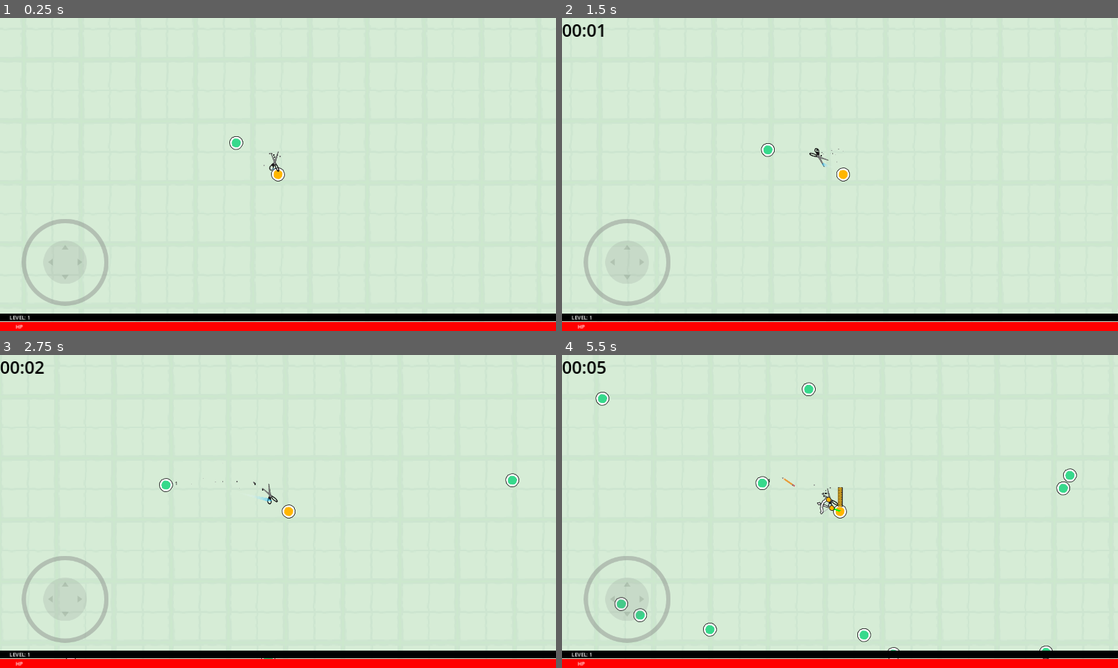
Above: before the commit, frames 1-4 (two rows, left to right).
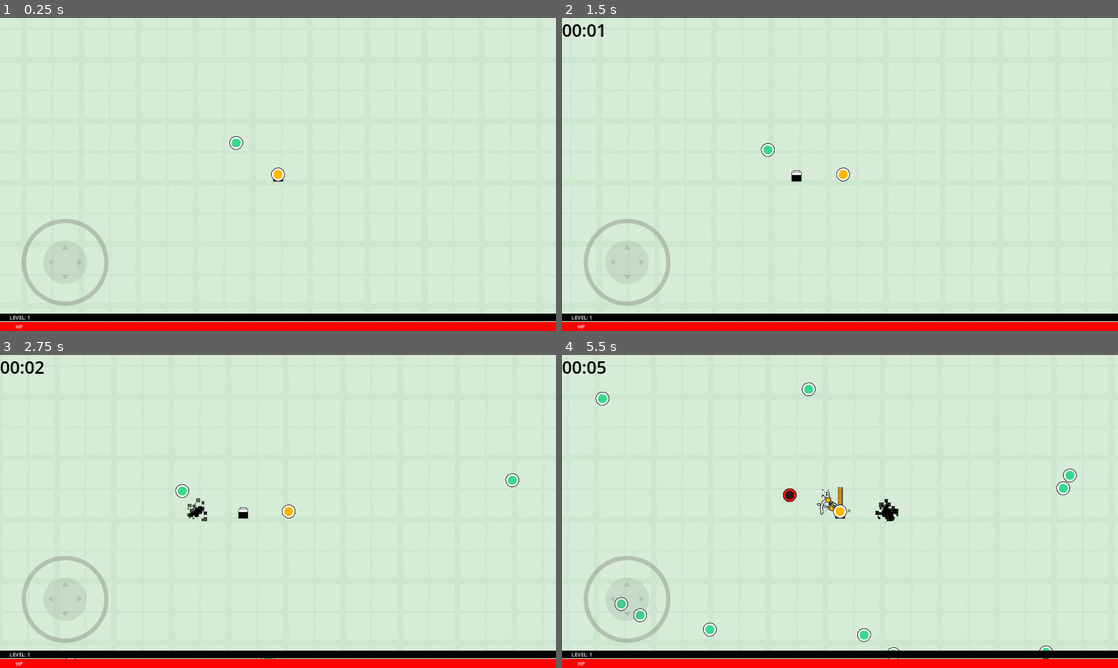
Above: after the commit, the same moments.

Repository: kickflip-games/papercut
Game: Godot game, scene res://scenes/game_flow/gameplay/game.tscn
Two runs of this game, one before a commit and one after it. Both use one fixed random seed, a clock stepped at 60 frames per second and the inputs below.
Inputs (mouse positions are in pixels of both pictures, inside the frame that each line leads up to):
- Up to frame 1 (0.25 s): no input
- Up to frame 2 (1.5 s): tap Enter (ui_accept) at 0.5, 0.77 s; move the mouse to (962, 158) at 0.52 s; press the mouse at (962, 158) at 0.53 s; hold D (right) 0.53-1.25 s; release the mouse at (962, 158) at 1.25 s; drag from (728, 190) to (851, 174) at 1.27 s
- Up to frame 3 (2.75 s): move the mouse to (333, 442) at 2.02 s; press the mouse at (333, 442) at 2.03 s; hold D (right) from 2.03 s (still down)
- Up to frame 4 (5.5 s): release D (right) at 2.75 s; release the mouse at (895, 442) at 2.75 s; drag from (812, 574) to (851, 511) at 2.77 s; move the mouse to (1006, 558) at 3.52 s; press the mouse at (1006, 558) at 3.53 s; hold A (left) 3.53-4.25 s; tap Enter (ui_accept) at 3.77 s; release the mouse at (1006, 558) at 4.25 s; drag from (673, 464) to (828, 511) at 4.27 s; move the mouse to (867, 511) at 5.02 s; press the mouse at (867, 511) at 5.03 s; hold , (cycle_weapon_backwards) from 5.03 s (still down)

The runs differ from the first frame. In frame 1, less than 0.1% of the frame differs, in the area x 47-51%, y 42-53%; in frame 2, 0.1%; in frame 3, 0.4%; in frame 4, 0.5%, in the area x 34-61%, y 38-54%.

Commit message:
add inkpot

Diff:
--- a/globals/constants.gd
+++ b/globals/constants.gd
@@ -28,5 +28,6 @@
 	BOW,
 	DEATHMACHINE,
 	SWORD,
-	HOMING_AXE
+	HOMING_AXE,
+	BOMB_DROPPER
 }
--- a/scenes/units/player/Player.gd
+++ b/scenes/units/player/Player.gd
@@ -26,8 +26,7 @@
 
 	if input_mouse.length() > 0:
 		return input_mouse
-	else:
-		return input_keyboard
+	return input_keyboard
 
 
 func _physics_process(delta):
--- a/scenes/units/player/player.tscn
+++ b/scenes/units/player/player.tscn
@@ -11,6 +11,7 @@
 [ext_resource type="Script" path="res://scenes/units/player/HealthBar.gd" id="7_4x2fm"]
 [ext_resource type="Texture2D" uid="uid://d1cwqsd4qjkl7" path="res://assets/square.png" id="7_a5me4"]
 [ext_resource type="Script" path="res://scenes/units/player/inventory.gd" id="7_gupt8"]
+[ext_resource type="PackedScene" uid="uid://cvlwciphnp01j" path="res://scenes/weapons/BombDropper.tscn" id="8_u5tt0"]
 [ext_resource type="PackedScene" uid="uid://c8r5mypnga5lt" path="res://scenes/units/health/health.tscn" id="8_vn3vr"]
 [ext_resource type="LabelSettings" uid="uid://chwgtf1er15no" path="res://scenes/units/player/player_ui_font.tres" id="9_o38mr"]
 [ext_resource type="Script" path="res://scenes/units/player/xpBar.gd" id="9_x27up"]
@@ -55,12 +56,16 @@
 debug_color = Color(0.623529, 0.364706, 0.972549, 0.145098)
 
 [node name="Sprite" type="Sprite2D" parent="."]
+z_index = 1
 texture = ExtResource("2_nuf6p")
 
 [node name="Inventory" type="Node2D" parent="."]
 unique_name_in_owner = true
 rotation = -1.55509
 script = ExtResource("7_gupt8")
+
+[node name="BombDropper" parent="Inventory" instance=ExtResource("8_u5tt0")]
+position = Vector2(1.01559, 0.984167)
 
 [node name="Axe" parent="Inventory" instance=ExtResource("11_0uubr")]
 position = Vector2(-40.7279, 17.642)
--- /dev/null
+++ b/scenes/weapons/Bomb.tscn
@@ -0,0 +1,83 @@
+[gd_scene load_steps=14 format=3 uid="uid://cpm4rf8ih3d4i"]
+
+[ext_resource type="Script" path="res://scenes/weapons/bomb.gd" id="1_f0auy"]
+[ext_resource type="PackedScene" uid="uid://ckrxk10li5n0j" path="res://scenes/units/hit_boxes/attack_box.tscn" id="2_fj1mv"]
+[ext_resource type="Texture2D" uid="uid://bt6g70f4e0wme" path="res://assets/kenney_scribble_dungeons/PNG/Items/weapon_ink_pot.png" id="2_n0q6x"]
+
+[sub_resource type="CanvasItemMaterial" id="CanvasItemMaterial_xegee"]
+
+[sub_resource type="Gradient" id="Gradient_k5t34"]
+colors = PackedColorArray(0, 0, 0, 1, 1, 1, 1, 0.352941)
+
+[sub_resource type="GradientTexture1D" id="GradientTexture1D_agtvs"]
+gradient = SubResource("Gradient_k5t34")
+
+[sub_resource type="Curve" id="Curve_2pt7b"]
+max_value = 100.0
+_data = [Vector2(0, 0), 0.0, 0.0, 0, 0, Vector2(0.0735294, 0), 0.0, 0.0, 0, 0, Vector2(0.203574, 100), 140.0, 0.0, 0, 0]
+point_count = 3
+
+[sub_resource type="CurveTexture" id="CurveTexture_aakny"]
+curve = SubResource("Curve_2pt7b")
+
+[sub_resource type="Curve" id="Curve_n6ort"]
+_data = [Vector2(0, 0), 0.0, 1.4, 0, 0, Vector2(0.205487, 1), 0.0, 0.0, 0, 0, Vector2(1, 1), 0.0, 0.0, 0, 0]
+point_count = 3
+
+[sub_resource type="CurveTexture" id="CurveTexture_jgj3u"]
+curve = SubResource("Curve_n6ort")
+
+[sub_resource type="ParticleProcessMaterial" id="ParticleProcessMaterial_s7d30"]
+lifetime_randomness = 0.67
+emission_shape = 1
+emission_sphere_radius = 35.46
+particle_flag_disable_z = true
+spread = 180.0
+gravity = Vector3(0, 0, 0)
+initial_velocity_min = 0.3
+initial_velocity_max = 6.99
+orbit_velocity_min = 0.0
+orbit_velocity_max = 0.0
+damping_max = 11.643
+damping_curve = SubResource("CurveTexture_aakny")
+scale_min = 0.0
+scale_max = 13.69
+scale_curve = SubResource("CurveTexture_jgj3u")
+color_ramp = SubResource("GradientTexture1D_agtvs")
+attractor_interaction_enabled = false
+
+[sub_resource type="CanvasTexture" id="CanvasTexture_slfbw"]
+
+[sub_resource type="CircleShape2D" id="CircleShape2D_s3kfq"]
+radius = 38.2099
+
+[node name="Bomb" type="Area2D"]
+script = ExtResource("1_f0auy")
+lifetime = 2.0
+
+[node name="Sprite2D" type="Sprite2D" parent="."]
+texture = ExtResource("2_n0q6x")
+
+[node name="ExplosionFX" type="GPUParticles2D" parent="."]
+modulate = Color(0, 0, 0, 1)
+material = SubResource("CanvasItemMaterial_xegee")
+emitting = false
+amount = 100
+process_material = SubResource("ParticleProcessMaterial_s7d30")
+texture = SubResource("CanvasTexture_slfbw")
+lifetime = 2.0
+explosiveness = 1.0
+randomness = 1.0
+
+[node name="AttackBox" parent="." instance=ExtResource("2_fj1mv")]
+collision_layer = 4
+collision_mask = 8
+
+[node name="CollisionShape2D" parent="AttackBox" index="0"]
+shape = SubResource("CircleShape2D_s3kfq")
+
+[node name="PreExplosionTimer" type="Timer" parent="."]
+
+[node name="PostExplosionTimer" type="Timer" parent="."]
+
+[editable path="AttackBox"]
--- /dev/null
+++ b/scenes/weapons/BombDropper.tscn
@@ -0,0 +1,9 @@
+[gd_scene load_steps=2 format=3 uid="uid://cvlwciphnp01j"]
+
+[ext_resource type="Script" path="res://scenes/weapons/bomb_dropper.gd" id="1_hgan5"]
+
+[node name="BombDropper" type="Area2D"]
+script = ExtResource("1_hgan5")
+
+[node name="CooldownTimer" type="Timer" parent="."]
+wait_time = 0.05
--- /dev/null
+++ b/scenes/weapons/bomb.gd
@@ -0,0 +1,50 @@
+extends Weapon
+
+
+@onready var pre_timer:Timer = $PreExplosionTimer
+@onready var post_timer:Timer = $PostExplosionTimer
+@onready var explosion_fx:GPUParticles2D = $ExplosionFX
+@onready var sprite:Sprite2D = $Sprite2D
+
+var time_before_explosion:float = 2
+
+
+
+
+# Called every frame. 'delta' is the elapsed time since the previous frame.
+func _process(delta):
+	pass
+
+
+func _ready():
+	super()
+
+	pre_timer.wait_time = time_before_explosion
+	pre_timer.timeout.connect(_blow_up)
+	pre_timer.start(time_before_explosion)
+
+	post_timer.timeout.connect(cleanup)
+	post_timer.wait_time = lifetime
+
+	enable_attack(false)
+
+
+func cleanup():
+	print("CLEANUP")
+	explosion_fx.emitting = false
+	super()
+
+
+func _on_attack_collision(body):
+	pass
+
+
+func _blow_up():
+	print("Blow up")
+	pre_timer.stop()
+	enable_attack(true)
+	sprite.visible = false
+
+	explosion_fx.lifetime = lifetime
+	explosion_fx.emitting = true
+	post_timer.start(lifetime)
--- /dev/null
+++ b/scenes/weapons/bomb_dropper.gd
@@ -0,0 +1,73 @@
+extends Weapon
+
+
+
+
+var bomb:PackedScene = preload("res://scenes/weapons/Bomb.tscn")
+var target:Vector2 = Vector2.ZERO
+
+@export var debug:bool = false
+
+func _ready():
+	super()
+	weapon_type = Constants.WeaponType.BOMB_DROPPER
+
+
+func drop():
+	var bomb_instance = bomb.instantiate()
+	bomb_instance.global_position = global_position
+	get_tree().get_root().call_deferred("add_child", bomb_instance)
+	bomb_instance.speed = speed
+	cooldown_timer.start(cooldown)
+	enable_attack(false)
+
+
+func _process(delta):
+	if attack_enabled:
+		if debug:
+			global_position = get_viewport().get_mouse_position()
+		drop()
+
+
+
+func set_level(lvl:int):
+	# based on lvl,
+	# update cooldown timer
+	# update dmg
+	# update size
+
+	match lvl:
+		1:
+
+			speed = 300
+			knockback_amount = 50
+			cooldown = 1.5
+			damage = 1
+		2:
+			speed = 500
+			knockback_amount = 100
+			cooldown = 0.8
+			damage = 1
+		3:
+			speed = 500
+			knockback_amount = 100
+
+			cooldown = 0.8
+			damage = 5
+		4:
+			speed = 600
+			knockback_amount = 100
+			cooldown = 0.5
+			damage = 10
+		5:
+			speed = 600
+			knockback_amount = 100
+			cooldown = 0.3
+			damage = 10
+		6:
+			speed = 600
+			knockback_amount = 100
+			cooldown = 0.05
+			damage = 10
+
+	super(lvl)
--- a/scenes/weapons/weapon.gd
+++ b/scenes/weapons/weapon.gd
@@ -77,6 +77,8 @@
 	if lifetime_timer and lifetime > 0:
 		lifetime_timer.timeout.connect(cleanup)
 		lifetime_timer.wait_time = lifetime
+		lifetime_timer.start(lifetime)
+
 
 	player = get_tree().get_first_node_in_group("Player")
 
@@ -91,6 +93,7 @@
 
 func cleanup():
 	emit_signal("remove_from_array",self)
+	enable_attack(false)
 	queue_free()
 
 func _on_screen_exited():
Binary file added: assets/kenney_scribble_dungeons/PNG/Items/weapon_ink_pot.png
Not shown, added: assets/kenney_scribble_dungeons/PNG/Items/weapon_ink_pot.png.import
Not shown: 1 places in scenes/units/player/player.tscn that only renumber resources
